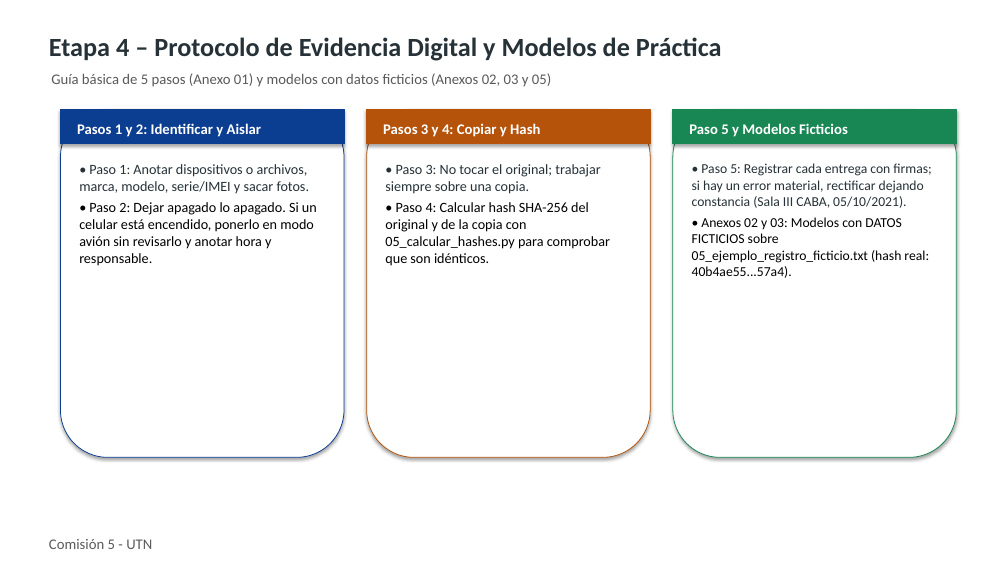
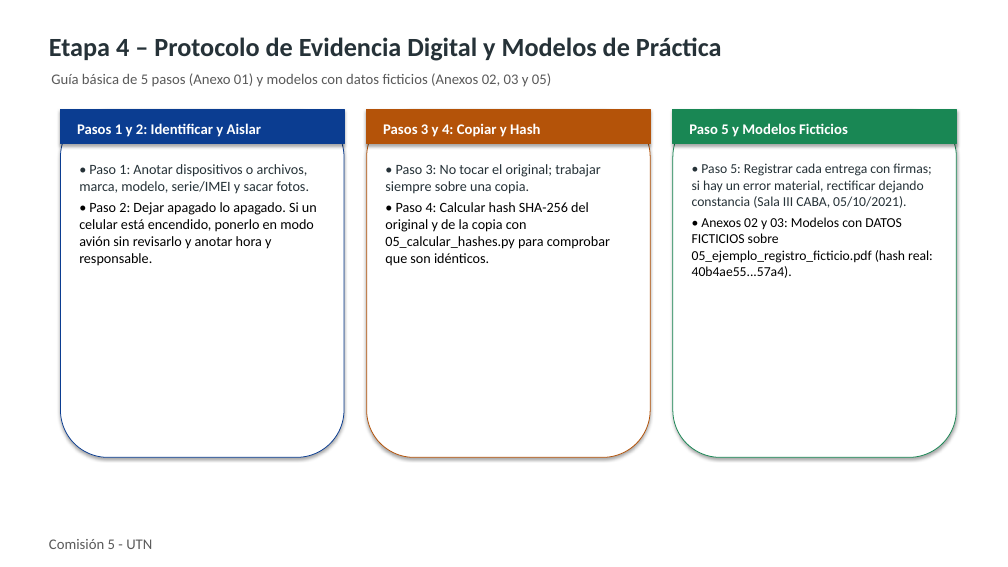
Before and after one commit to GonzaVega/TPI-Legislacion, a slide deck: slide 8 of resolucion-consignas/presentacion-y-guion/Presentacion_TPI_Eje1.pptx. Drawn at 1008x567 pixels with LibreOffice and Linux fonts; fonts in the diff are those of the drawing. Boxes give left, top, right and bottom in pixels: in the first picture for what was removed or moved away, otherwise in the second. Text is boxed around its words. In the diff, an @@ line names an element or a change of style, - is before the commit and + after.

```diff
--- a/resolucion-consignas/presentacion-y-guion/Presentacion_TPI_Eje1.pptx
+++ b/resolucion-consignas/presentacion-y-guion/Presentacion_TPI_Eje1.pptx
@@ text at bbox=[692, 217, 933, 278]: text changed @@
-• Anexos 02 y 03: Modelos con DATOS FICTICIOS sobre 05_ejemplo_registro_ficticio.txt (hash real: 40b4ae55...57a4).
+• Anexos 02 y 03: Modelos con DATOS FICTICIOS sobre 05_ejemplo_registro_ficticio.pdf (hash real: 40b4ae55...57a4).
```
Also in this commit, not shown: 1 other slide changed, 24 other files.
